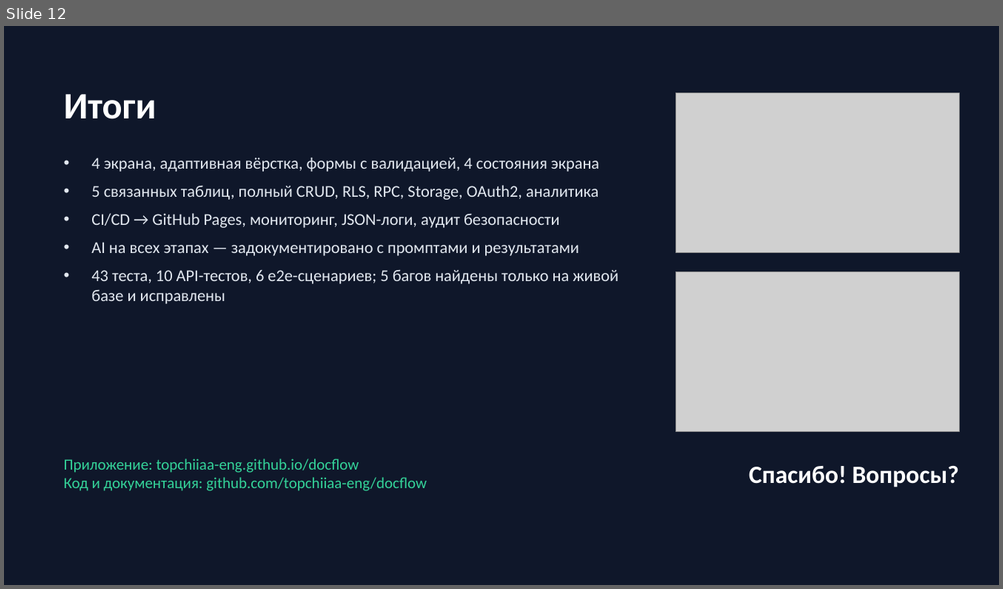
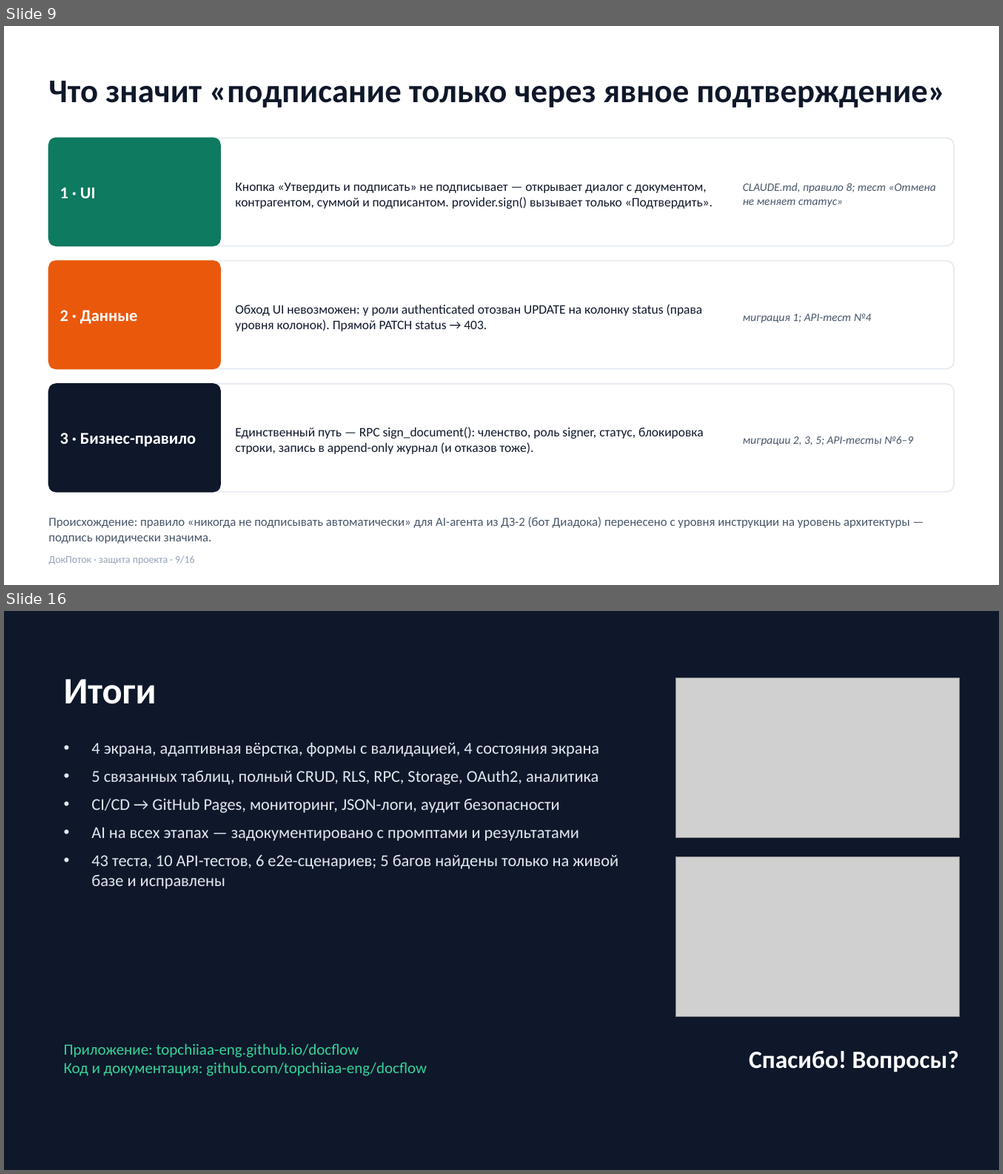
Before and after one commit to topchiiaa-eng/docflow, a slide deck: docs/presentation.pptx. Shown one above the other, each under a label of ours: slide 12 before the commit, slides 9 and 16 after it; the slides between them are not shown. The pictures are 1003x589 and 1003x1174 pixels, drawn with LibreOffice and Linux fonts; fonts in the diff are those of the drawing; grey boxes stand for pictures. Boxes give left, top, right and bottom in pixels: in the first picture for what was removed or moved away, otherwise in the second. Text is boxed around its words. In the diff, an @@ line names an element or a change of style, - is before the commit and + after.

```diff
--- a/docs/presentation.pptx
+++ b/docs/presentation.pptx
@@ slide 9 added at (x1=4, y1=26, x2=999, y2=585), background #FFFFFF @@
@@ text added at (x1=48, y1=81, x2=946, y2=108), 32 pt, text #0F172A, bold @@
+Что значит «подписание только через явное подтверждение»
@@ rounded rectangle added at (x1=48, y1=138, x2=954, y2=246), fill #FFFFFF, outline #E2E8F0 1 pt @@
@@ rounded rectangle added at (x1=48, y1=138, x2=220, y2=246), fill #0E7A5F, outline #0E7A5F 1 pt @@
@@ text added at (x1=60, y1=187, x2=96, y2=198), 16 pt, text #FFFFFF, bold @@
+1 · UI
@@ text added at (x1=235, y1=182, x2=712, y2=209), 12.5 pt, text #0F172A @@
+Кнопка «Утвердить и подписать» не подписывает — открывает диалог с документом, контрагентом, суммой и подписантом. provider.sign() вызывает только «Подтвердить».
@@ text added at (x1=743, y1=183, x2=936, y2=207), 11 pt, text #475569, italic @@
+CLAUDE.md, правило 8; тест «Отмена не меняет статус»
@@ rounded rectangle added at (x1=48, y1=261, x2=954, y2=369), fill #FFFFFF, outline #E2E8F0 1 pt @@
@@ rounded rectangle added at (x1=48, y1=261, x2=220, y2=369), fill #EA580C, outline #EA580C 1 pt @@
@@ text added at (x1=60, y1=310, x2=138, y2=324), 16 pt, text #FFFFFF, bold @@
+2 · Данные
@@ text added at (x1=235, y1=304, x2=703, y2=332), 12.5 pt, text #0F172A @@
+Обход UI невозможен: у роли authenticated отозван UPDATE на колонку status (права уровня колонок). Прямой PATCH status → 403.
@@ text added at (x1=743, y1=314, x2=871, y2=323), 11 pt, text #475569, italic @@
+миграция 1; API-тест №4
@@ rounded rectangle added at (x1=48, y1=384, x2=954, y2=492), fill #FFFFFF, outline #E2E8F0 1 pt @@
@@ rounded rectangle added at (x1=48, y1=384, x2=220, y2=492), fill #0F172A, outline #0F172A 1 pt @@
@@ text added at (x1=60, y1=433, x2=196, y2=447), 16 pt, text #FFFFFF, bold @@
+3 · Бизнес-правило
@@ text added at (x1=235, y1=427, x2=703, y2=454), 12.5 pt, text #0F172A @@
+Единственный путь — RPC sign_document(): членство, роль signer, статус, блокировка строки, запись в append-only журнал (и отказов тоже).
@@ text added at (x1=743, y1=436, x2=913, y2=446), 11 pt, text #475569, italic @@
+миграции 2, 3, 5; API-тесты №6–9
@@ text added at (x1=48, y1=517, x2=910, y2=544), 12 pt, text #475569 @@
+Происхождение: правило «никогда не подписывать автоматически» для AI-агента из ДЗ-2 (бот Диадока) перенесено с уровня инструкции на уровень архитектуры — подпись юридически значима.
@@ text added at (x1=48, y1=556, x2=195, y2=565), 10 pt, text #94A3B8 @@
+ДокПоток · защита проекта · 9/16
@@ what was slide 12 is now slide 16 @@
```
Also in this commit, not shown: 10 slides changed, 3 other slides added, 7 other files.
